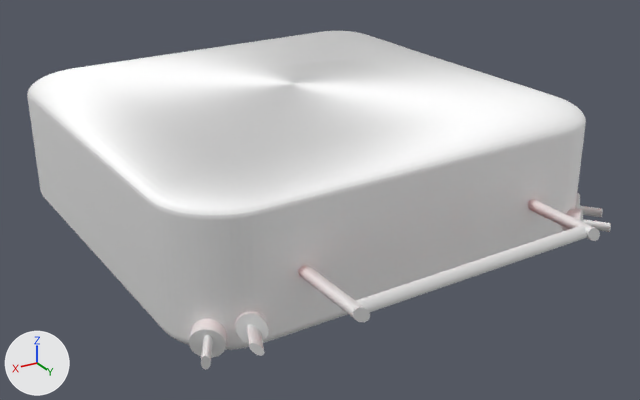
The Blender file Zangar/Jostick drone.blend as it was, and as the next commit left it.
Both versions are drawn from a camera (50 mm lens) standing at (0.34, 3.43, 1.61) and looking at (-1.59, 0.2, -0.01). The axes (+X, +Y, +Z) are drawn at lower left. The lights are the same throughout.
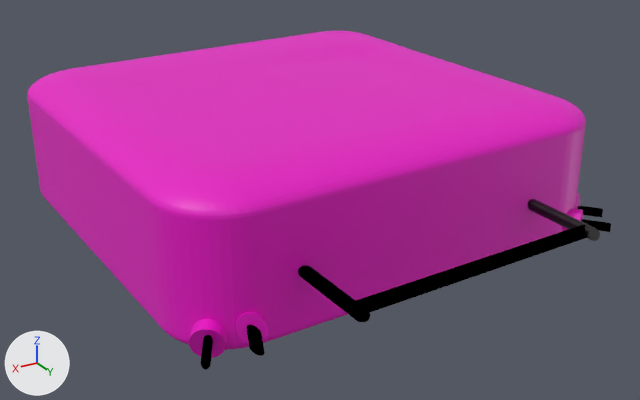
What changed in the scene script:
```text
Add mat_material_002:
    mat_material_002 = principled_material('Material.002')
    mat_material_002.base_color = (0.804, 0.0, 0.551)  # pink #e800c4
Add mat_material:
    mat_material = bpy.data.materials.new('Material')
    # nodes: ObjectInfo, OutputMaterial, Value, VolumeAbsorption
    # colours: pink #ff0052
Add mat_material_008:
    mat_material_008 = bpy.data.materials.new('Material.008')
    # nodes: ObjectInfo, OutputMaterial, Value, VolumeAbsorption
    # colours: red #ff002b
Add mat_material_003:
    mat_material_003 = principled_material('Material.003')
    mat_material_003.base_color = (0.0, 0.0, 0.0)  # black #000000
Change me_cube_002:
    where me_cube_002.from_pydata(...)  # 123 vertices, 116 faces; spans x -1.0..1.0, y -1.0..1.0, z -1.02..1.0
    remove me_cube_002.materials.append(mat_material_001)
    add me_cube_002.materials.append(mat_material_002)  # pink #e800c4
Change me_cylinder_007:
    where me_cylinder_007.from_pydata(...)  # 64 vertices, 34 faces; spans x -1.0..1.0, y -1.0..1.0, z -1.0..1.0
    add me_cylinder_007.materials.append(mat_material)
Change me_cylinder_008:
    where me_cylinder_008.from_pydata(...)  # 64 vertices, 34 faces; spans x -1.0..1.0, y -1.0..1.0, z -1.0..1.0
    add me_cylinder_008.materials.append(mat_material)
Change me_cylinder_009:
    where me_cylinder_009.from_pydata(...)  # 64 vertices, 34 faces; spans x -1.0..1.0, y -1.0..1.0, z -1.0..1.0
    add me_cylinder_009.materials.append(mat_material_003)  # black #000000
Change me_cylinder_011:
    where me_cylinder_011.from_pydata(...)  # 64 vertices, 34 faces; spans x -1.0..1.0, y -1.0..1.0, z -1.0..1.0
    add me_cylinder_011.materials.append(mat_material)
Change me_cylinder_012:
    where me_cylinder_012.from_pydata(...)  # 64 vertices, 34 faces; spans x -1.0..1.0, y -1.0..1.0, z -1.0..1.0
    add me_cylinder_012.materials.append(mat_material_008)
Change me_cylinder_018:
    where me_cylinder_018.from_pydata(...)  # 64 vertices, 34 faces; spans x -1.0..1.0, y -1.0..1.0, z -1.0..1.0
    add me_cylinder_018.materials.append(mat_material)
Change me_cylinder_025:
    where me_cylinder_025.from_pydata(...)  # 64 vertices, 34 faces; spans x -1.0..1.0, y -1.0..1.0, z -1.0..1.0
    add me_cylinder_025.materials.append(mat_material_002)  # pink #e800c4
Change me_cylinder_026:
    where me_cylinder_026.from_pydata(...)  # 64 vertices, 34 faces; spans x -1.0..1.0, y -1.0..1.0, z -1.0..1.0
    add me_cylinder_026.materials.append(mat_material_002)  # pink #e800c4
Change me_cylinder_027:
    where me_cylinder_027.from_pydata(...)  # 64 vertices, 34 faces; spans x -1.0..1.0, y -1.0..1.0, z -1.0..1.0
    add me_cylinder_027.materials.append(mat_material)
```

Boxes (x1, y1, x2, y2) around the edits, measured in the pictures (640 x 400 px):
'корус', recoloured (white to pink)
    both: (27, 31, 586, 350)
'Cylinder.013', recoloured (white to black)
    both: (356, 225, 587, 312)
'Cylinder.014', recoloured (white to black)
    both: (298, 265, 370, 322)
'Cylinder.021', recoloured (grey to pink)
    both: (189, 319, 227, 358)
'Cylinder.012', recoloured
    both: (528, 199, 600, 241)
'Cylinder.020', recoloured (grey to pink)
    both: (235, 311, 268, 344)
'Cylinder.019', recoloured (grey to black)
    both: (247, 325, 265, 356)
'Cylinder.022', recoloured (white to black)
    both: (201, 335, 213, 370)
'Cylinder.016', recoloured (white to black)
    both: (581, 219, 611, 232)
'Cylinder.017', recoloured (grey to black)
    both: (578, 205, 603, 217)
